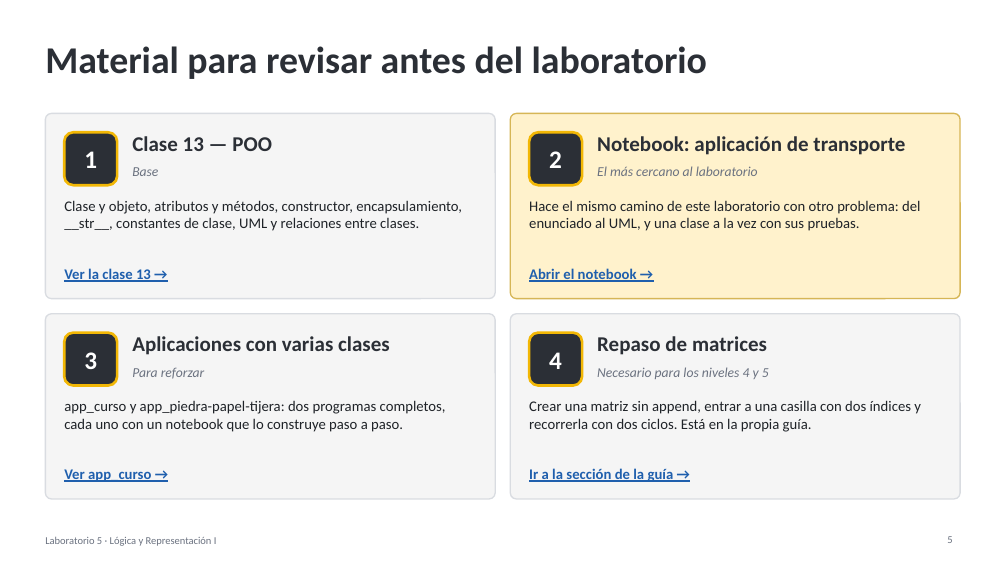
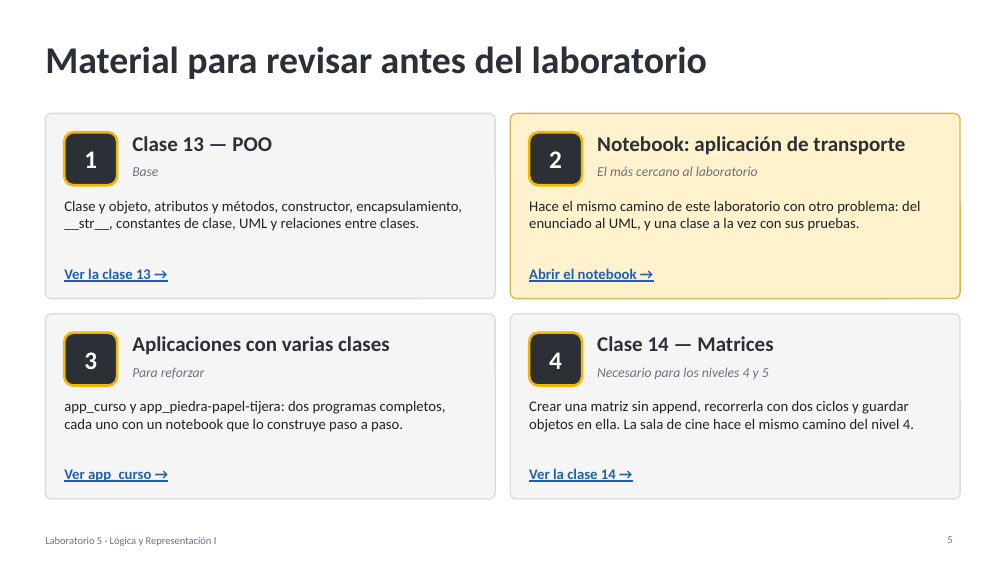
Before and after one commit to algoritmos-UdeA/logica1-20262, a slide deck: slide 5 of laboratorios/5/laboratorio-05.pptx. Drawn at 1008x567 pixels with LibreOffice and Linux fonts; fonts in the diff are those of the drawing. Boxes give left, top, right and bottom in pixels: in the first picture for what was removed or moved away, otherwise in the second. Text is boxed around its words. In the diff, an @@ line names an element or a change of style, - is before the commit and + after.

```diff
--- a/laboratorios/5/laboratorio-05.pptx
+++ b/laboratorios/5/laboratorio-05.pptx
@@ text at <box>597,336,773,351</box>: text changed @@
-Repaso de matrices
+Clase 14 — Matrices
@@ text at <box>529,400,914,432</box>: text changed @@
-Crear una matriz sin append, entrar a una casilla con dos índices y recorrerla con dos ciclos. Está en la propia guía.
+Crear una matriz sin append, recorrerla con dos ciclos y guardar objetos en ella. La sala de cine hace el mismo camino del nivel 4.
@@ text at <box>529,468,616,482</box>: text changed @@
-Ir a la sección de la guía →
+Ver la clase 14 →
```
Also in this commit, not shown: 1 other slide changed, 4 other files.
